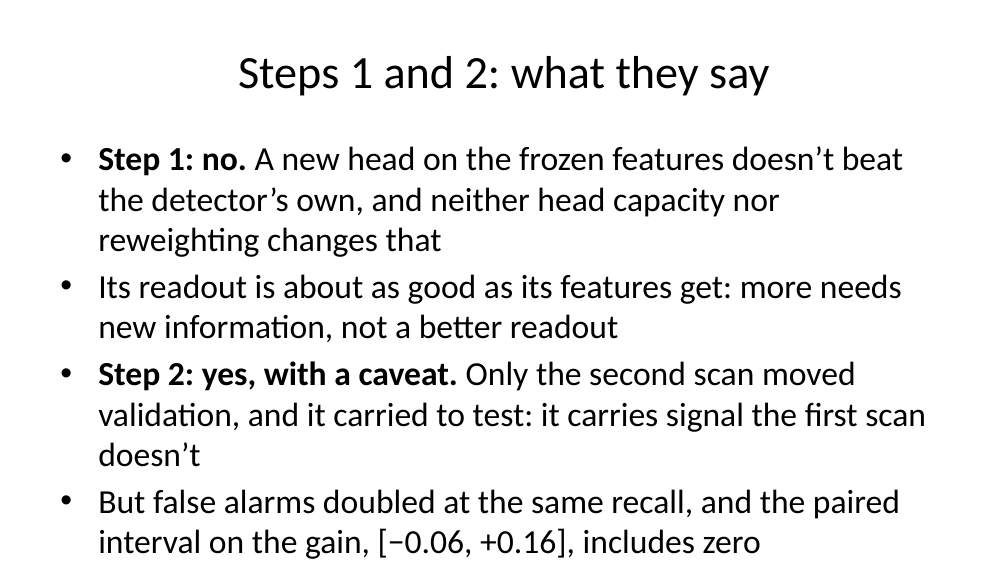
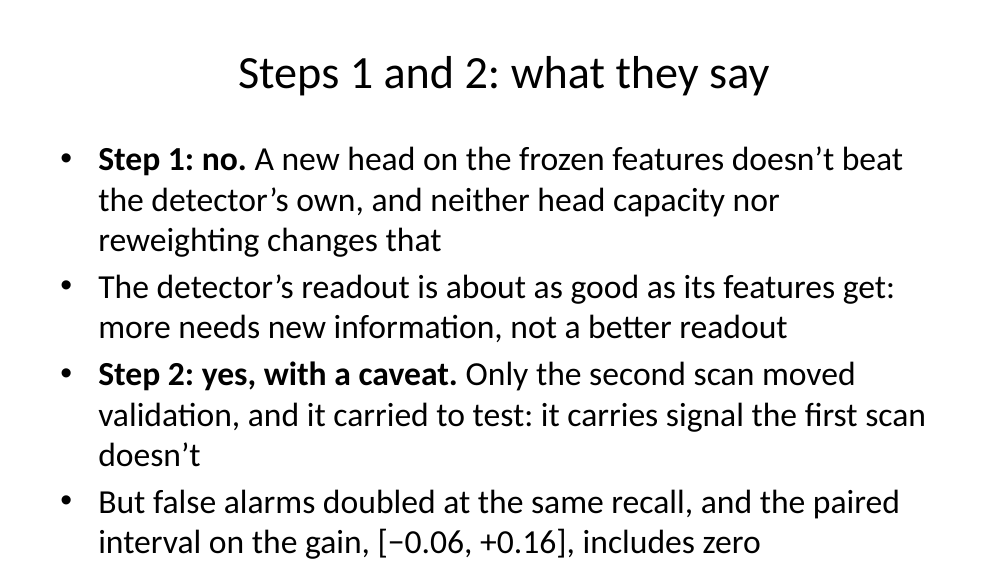
Before and after one commit to jakeryderv/tornado-onset, a slide deck: slide 10 of slides.pptx. Drawn at 1008x567 pixels with LibreOffice and Linux fonts; fonts in the diff are those of the drawing. Boxes give left, top, right and bottom in pixels: in the first picture for what was removed or moved away, otherwise in the second. Text is boxed around its words. In the diff, an @@ line names an element or a change of style, - is before the commit and + after.

Commit message:
Slides: wording fixes

```diff
--- a/slides.pptx
+++ b/slides.pptx
@@ text at (x1=98, y1=274, x2=895, y2=342): text changed @@
-• Its readout is about as good as its features get: more needs new information, not a better readout
+• The detector’s readout is about as good as its features get: more needs new information, not a better readout
```
Also in this commit, not shown: 1 other slide changed, 1 other file.
